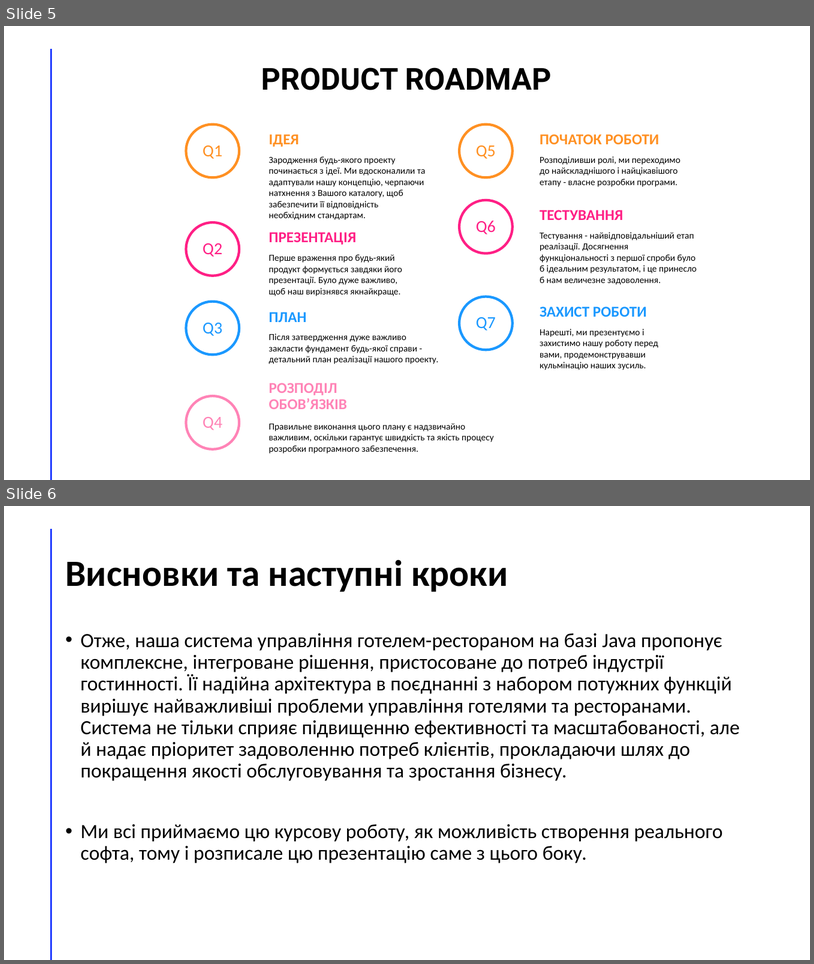
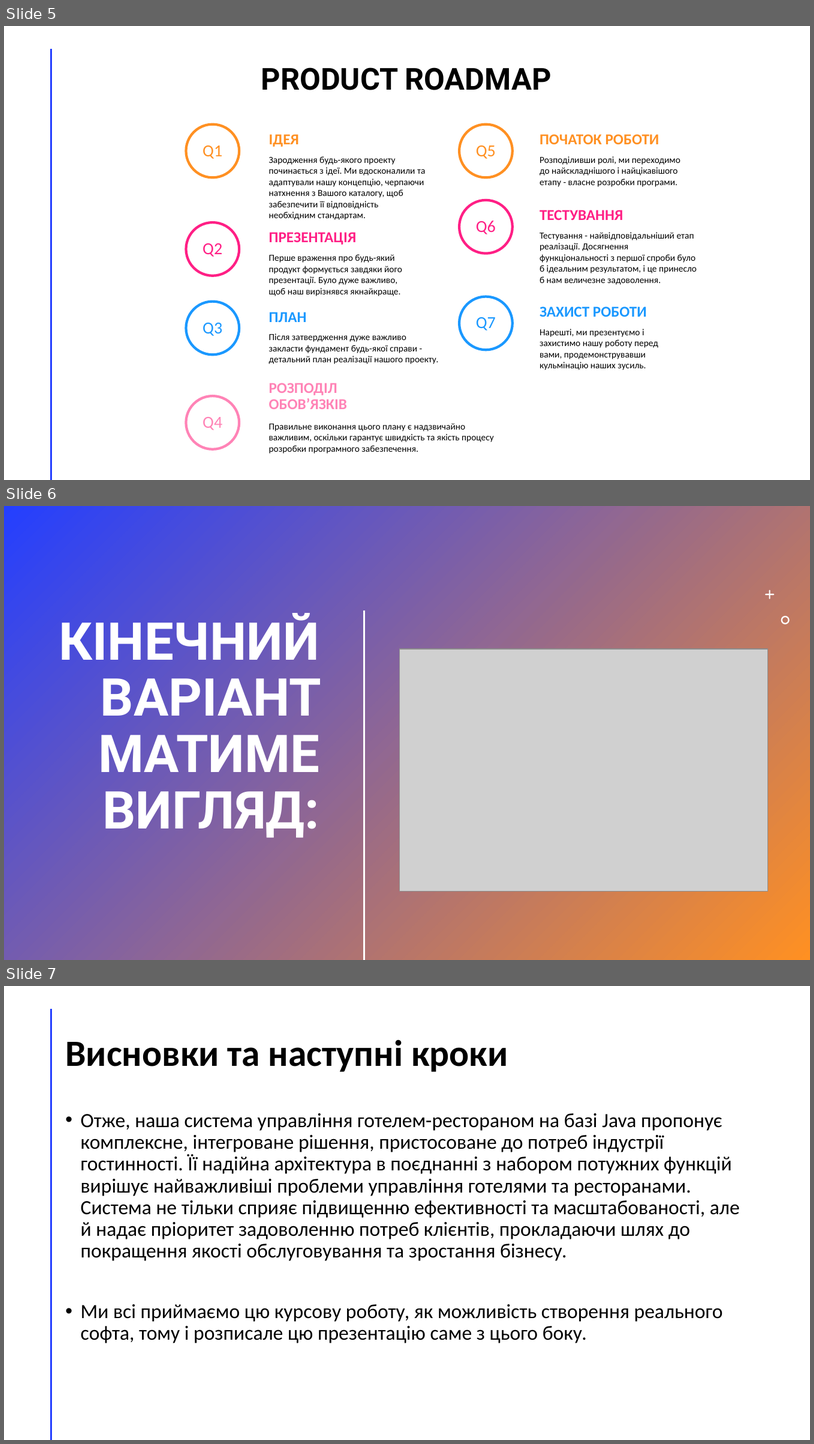
Before and after one commit to mdolitsoi/KursosaKPI, a slide deck: СУГ-Р.pptx. Shown one above the other, each under a label of ours: slides 5 and 6 before the commit, slides 5, 6 and 7 after it. The pictures are 814x964 and 814x1444 pixels, drawn with LibreOffice and Linux fonts; fonts in the diff are those of the drawing; grey boxes stand for pictures. Boxes give left, top, right and bottom in pixels: in the first picture for what was removed or moved away, otherwise in the second. Text is boxed around its words. In the diff, an @@ line names an element or a change of style, - is before the commit and + after.

```diff
--- a/СУГ-Р.pptx
+++ b/СУГ-Р.pptx
@@ slide 6 added at <box>4,506,810,960</box>, background #FFFFFF; not listed: 1 template element that a slide beside it also shows @@
@@ rectangle added at <box>4,506,810,960</box>, fill gradient #243FFF to #FF9022 @@
@@ line added from (51, 580) to (51, 959), #FF9022 2 pt @@
@@ freeform shape added at <box>765,590,775,599</box>, fill #FFFFFF @@
@@ title added at <box>59,613,321,837</box>, 62 pt, text #FFFFFF, bold @@
+КІНЕЧНИЙ ВАРІАНТ МАТИМЕ ВИГЛЯД:
@@ line added from (365, 611) to (365, 959), #FFFFFF 2 pt @@
@@ freeform shape added at <box>782,615,790,624</box>, fill #FFFFFF @@
@@ picture added at <box>400,649,768,891</box> @@
@@ what was slide 6 is now slide 7 @@
```
